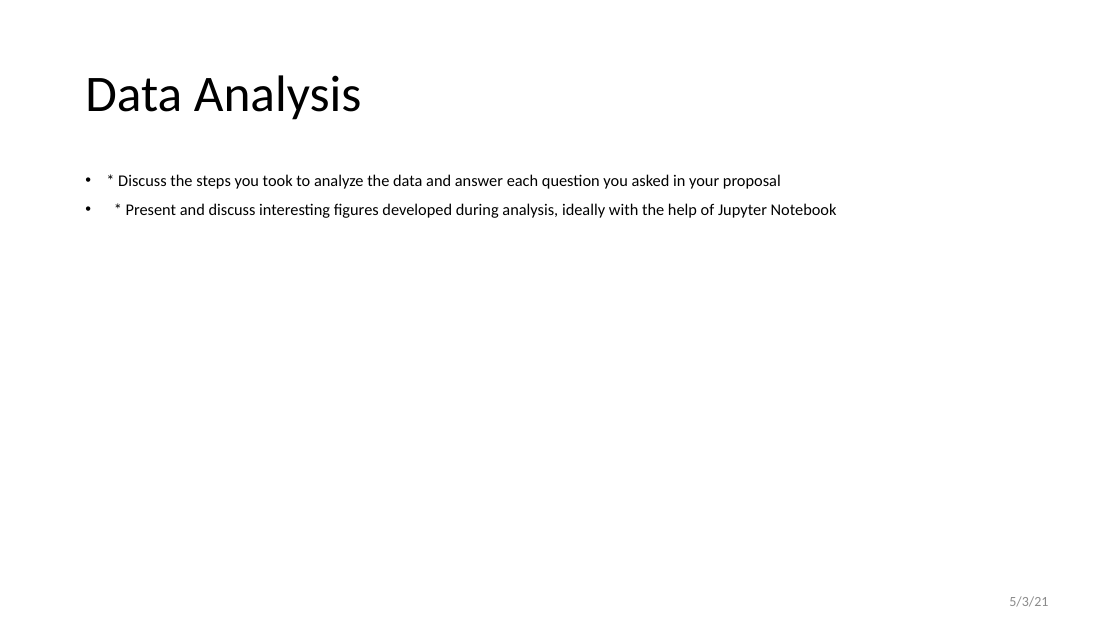
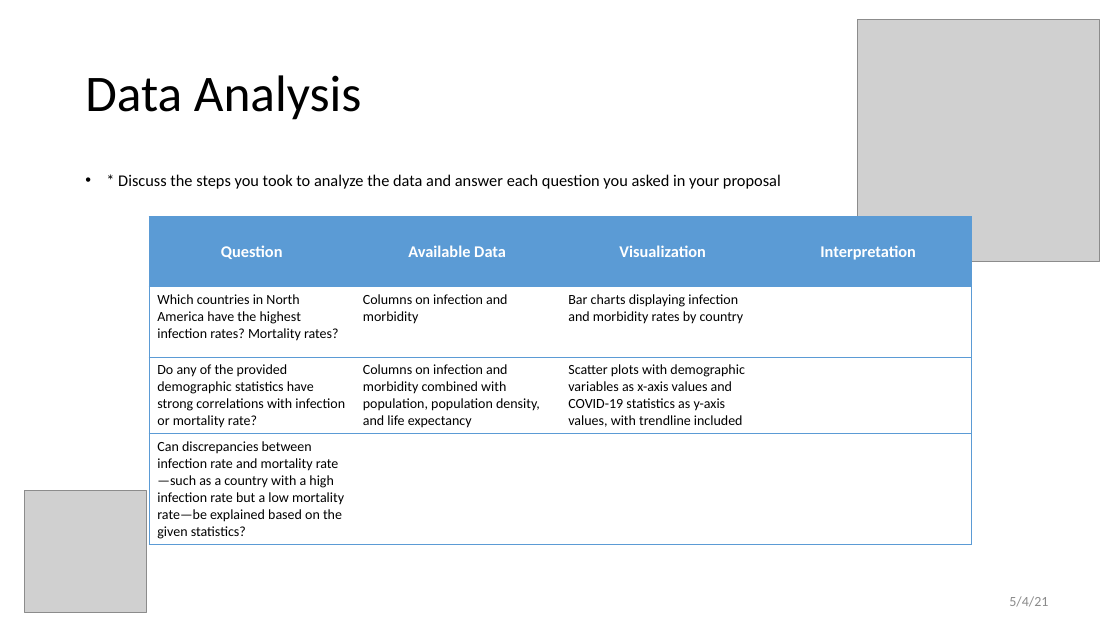
Before and after one commit to grantbot/Project-1, a slide deck: slide 5 of Presentation.pptx. Drawn at 1120x630 pixels with LibreOffice and Linux fonts; fonts in the diff are those of the drawing; grey boxes stand for pictures; background and template pictures are left out. Boxes give left, top, right and bottom in pixels: in the first picture for what was removed or moved away, otherwise in the second. Text is boxed around its words. In the diff, an @@ line names an element or a change of style, - is before the commit and + after.

```diff
--- a/Presentation.pptx
+++ b/Presentation.pptx
@@ picture added at [858,19,1100,261] @@
@@ text at [126,203,837,218]: paragraph removed @@
-• * Present and discuss interesting figures developed during analysis, ideally with the help of Jupyter Notebook
@@ table added at [149,217,972,543], 4 rows, 4 columns @@
+Question | Available Data | Visualization | Interpretation
+Which countries in North America have the highest infection rates? Mortality rates? | Columns on infection and morbidity | Bar charts displaying infection and morbidity rates by country | 
+Do any of the provided demographic statistics have strong correlations with infection or mortality rate? | Columns on infection and morbidity combined with population, population density, and life expectancy | Scatter plots with demographic variables as x-axis values and COVID-19 statistics as y-axis values, with trendline included | 
+Can discrepancies between infection rate and mortality rate—such as a country with a high infection rate but a low mortality rate—be explained based on the given statistics? |  |  | 
@@ picture added at [24,491,146,613] @@
@@ text at [1009,596,1048,607]: text changed @@
-5/3/21
+5/4/21
```
Also in this commit, not shown: 3 other slides changed, 3 slides added.
